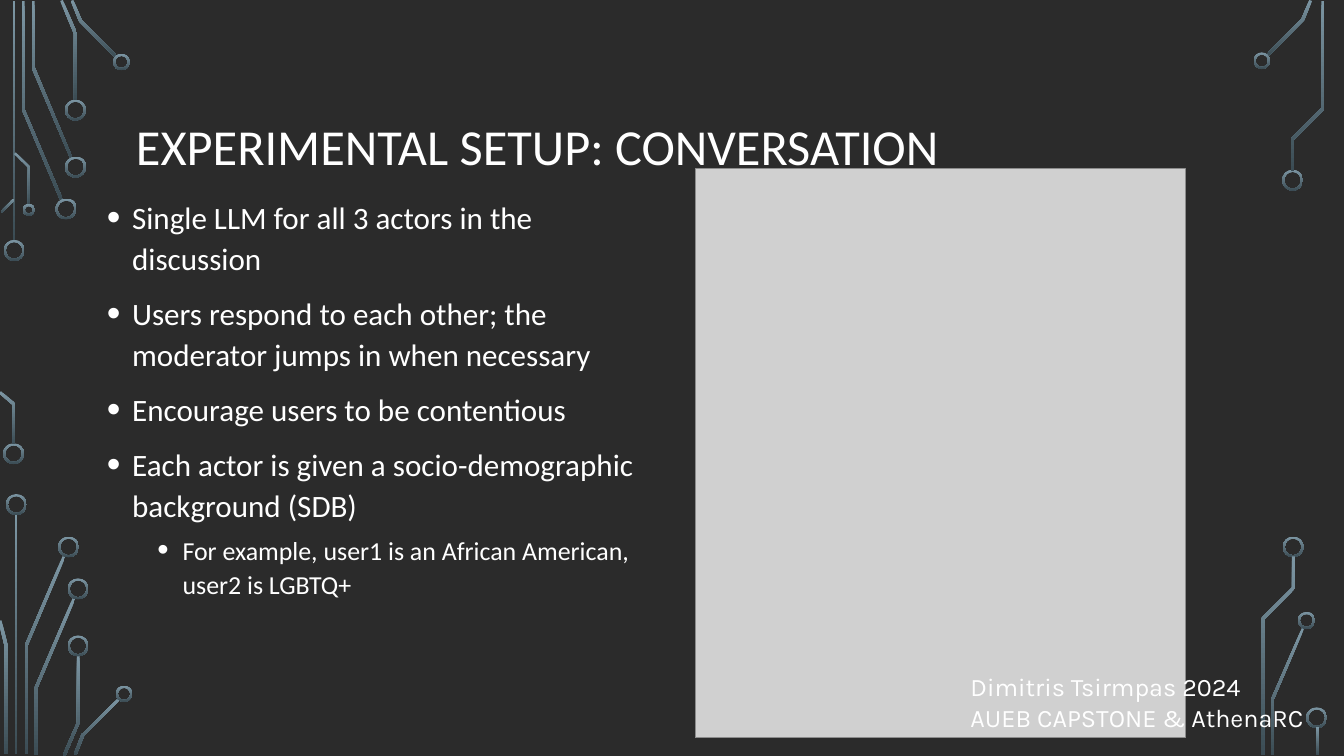
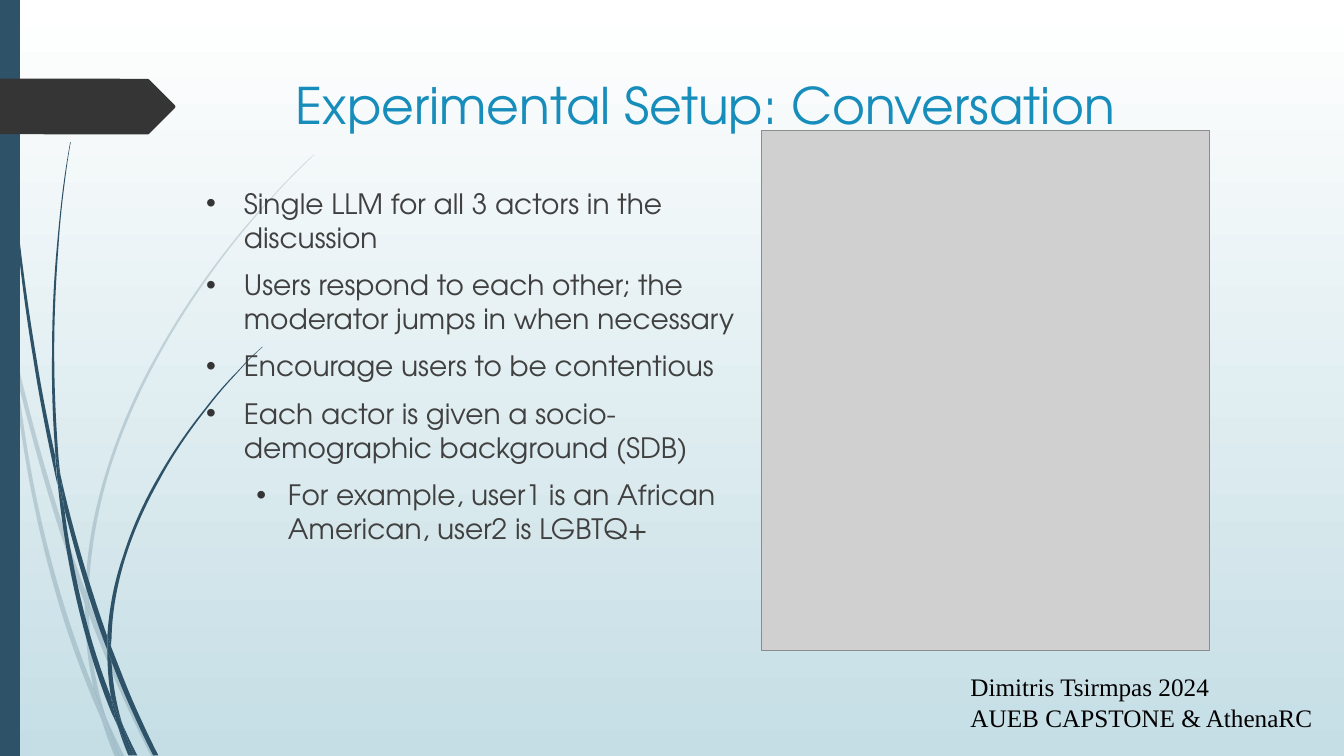
Before and after one commit to dimits-ts/llm_moderation_research, a slide deck: slide 3 of presentations/moderation_game_preliminary.odp. Drawn at 1344x756 pixels with LibreOffice and Linux fonts; fonts in the diff are those of the drawing; grey boxes stand for pictures; background and template pictures are left out; a plain dark background stands for a picture behind light text. Boxes give left, top, right and bottom in pixels: in the first picture for what was removed or moved away, otherwise in the second. Text is boxed around its words. In the diff, an @@ line names an element or a change of style, - is before the commit and + after.

```diff
--- a/presentations/moderation_game_preliminary.odp
+++ b/presentations/moderation_game_preliminary.odp
@@ background picture (left out) to gradient #FFFFFF to #C5DEE5 @@
@@ freeform shape added at [0,0,20,756], fill #2E5369 @@
@@ fill gradient #7C96A3 to #3B4C54 to #2E5369 at 20% opacity in 5 elements at [89,601,156,756], [85,604,106,717], [9,325,18,379], [85,591,89,615], [2,25,14,348] @@
@@ freeform shape: place and size @@
-freeform shape at [13,1,16,242]
+freeform shape at [2,25,14,348]
@@ freeform shape added at [0,79,175,134], fill #353535 @@
@@ title "Experimental Setup: Conversation" at [296,86,1115,148]: vertical alignment middle to top @@
@@ title at [296,86,1115,148]: text changed; font Calibri to TeX Gyre Adventor; text colour #FFFFFF to #178DBB @@
-EXPERIMENTAL SETUP: CONVERSATION
+Experimental Setup: Conversation
@@ picture: place and size @@
-picture at [696,169,1186,739]
+picture at [762,131,1210,651]
@@ text "Single LLM for all 3 ...": place and size @@
-text "Single LLM for all 3 ..." at [132,207,633,598]
+text "Single LLM for all 3 ..." at [244,193,734,541]
@@ text "Single LLM for all 3 ..." at [244,193,734,541]: size 22.2 to 20 pt in "Single LLM for all 3 actors in ...", "Users respond to each other; the moderator ...", "Encourage users to be contentious", "Each actor is given a socio-demographic background ..."; font Calibri to TeX Gyre Adventor, text colour #FFFFFF to #404040; size 18.5 to 20 pt in "For example, user1 is an African American, ..."; indent changed; line spacing 1.1 to 1; bullet colour #FFFFFF to #353535; more space between paragraphs @@
@@ freeform shape: place and size @@
-freeform shape at [0,391,15,445]
+freeform shape at [9,325,18,379]
@@ freeform shape: place and size @@
-freeform shape at [15,514,18,755]
+freeform shape at [57,481,118,728]
@@ freeform shape: place and size @@
-freeform shape at [68,579,89,600]
+freeform shape at [85,591,89,615]
@@ freeform shape: place and size @@
-freeform shape at [63,655,80,756]
+freeform shape at [85,604,106,717]
@@ freeform shape: place and size @@
-freeform shape at [34,598,76,755]
+freeform shape at [89,601,156,756]
@@ freeform shape: place and size @@
-freeform shape at [68,635,89,656]
+freeform shape at [107,636,111,661]
@@ group added at [3,0,262,756]: 8 freeform shapes @@
@@ group added at [0,154,315,756]: 7 freeform shapes @@
@@ text "Dimitris Tsirmpas 2024" at [970,679,1312,728]: font Karla to Times New Roman, text colour #FFFFFF to #000000 @@
@@ freeform shape: place and size @@
-freeform shape at [74,698,120,755]
+freeform shape at [111,697,134,755]
@@ fill gradient #7C96A3 to #3B4C54 to #2E5369 in 4 elements at [111,697,134,755], [107,636,111,661], [57,481,118,728], [123,725,138,756] @@
@@ freeform shape: place and size @@
-freeform shape at [116,686,133,702]
+freeform shape at [123,725,138,756]
@@ group removed at [0,0,1328,755]: 27 freeform shapes @@
```
Also in this commit, not shown: 10 other slides changed, 1 slide added, 2 slides removed.
